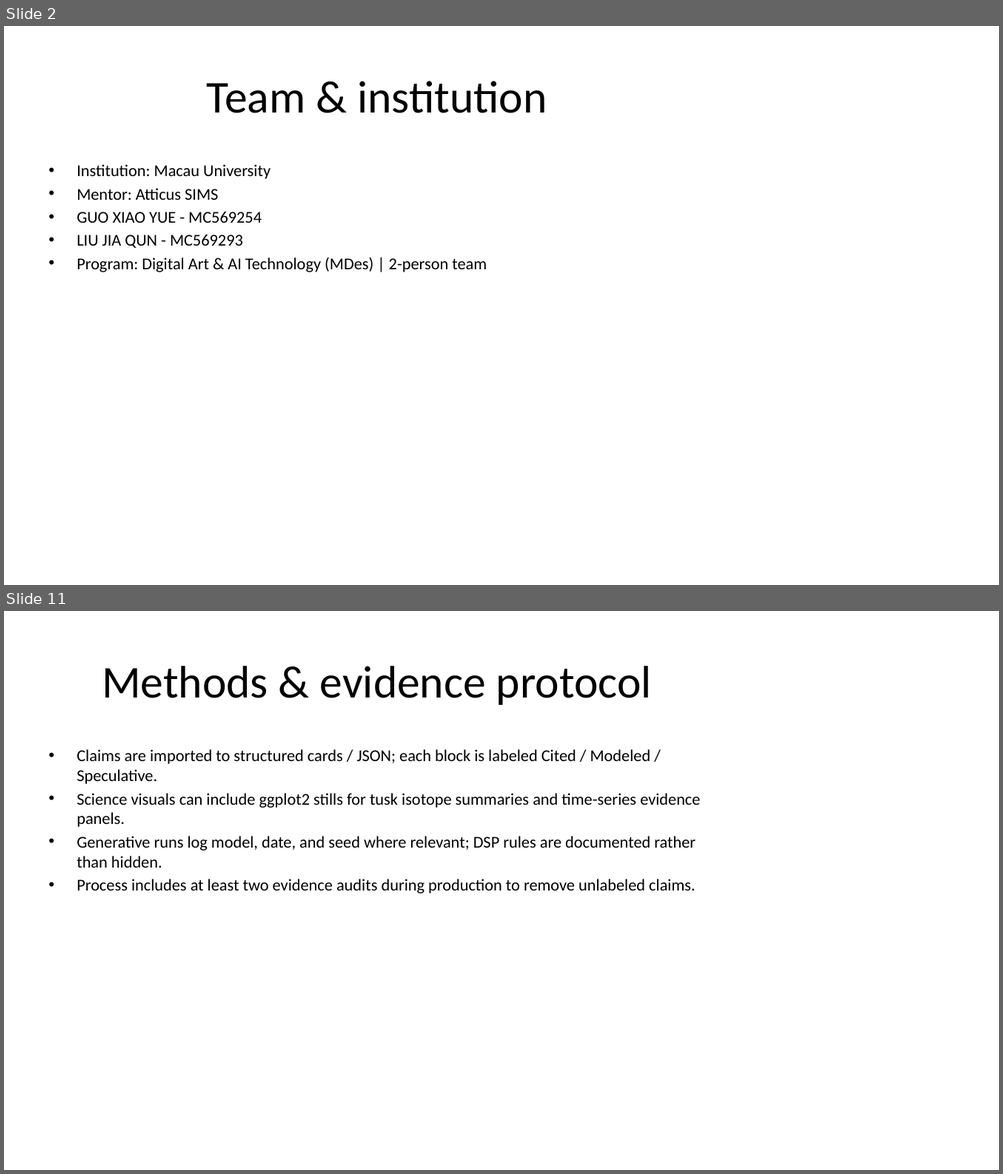
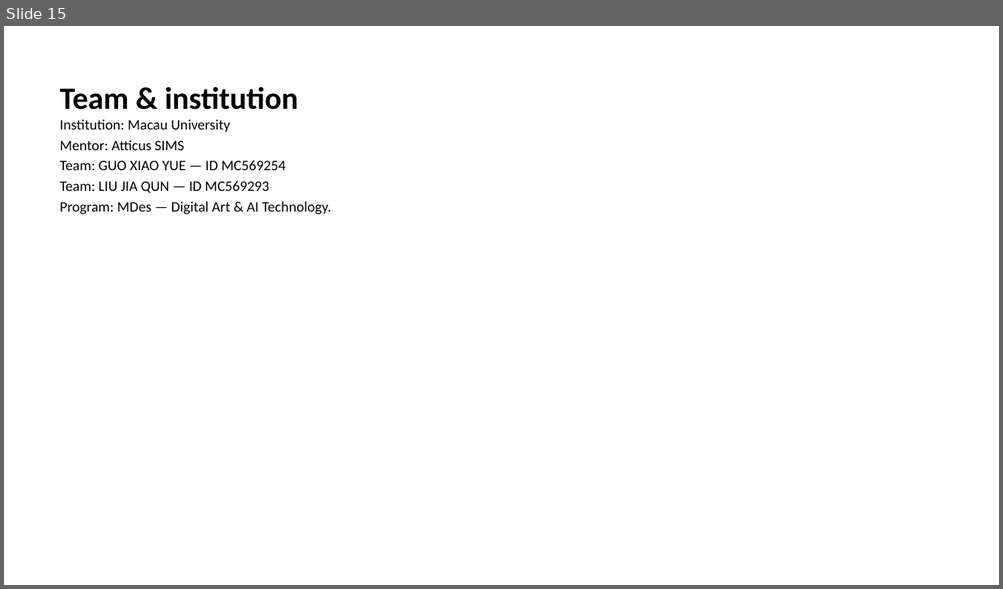
Before and after one commit to macaumonsoon/Biodesign-Project, a slide deck: slides/export/Archive_of_Extinction_Final_BDC2026.pptx. Shown one above the other, each under a label of ours: slides 2 and 11 before the commit, slide 15 after it; the slides between them are not shown. The pictures are 1003x1174 and 1003x589 pixels, drawn with LibreOffice and Linux fonts; fonts in the diff are those of the drawing. Boxes give left, top, right and bottom in pixels: in the first picture for what was removed or moved away, otherwise in the second. Text is boxed around its words. In the diff, an @@ line names an element or a change of style, - is before the commit and + after.

```diff
--- a/slides/export/Archive_of_Extinction_Final_BDC2026.pptx
+++ b/slides/export/Archive_of_Extinction_Final_BDC2026.pptx
@@ slide 11 removed at (4,611,999,1170), background #FFFFFF @@
@@ title removed at (102,666,652,705) @@
-Methods & evidence protocol
@@ text removed at (77,749,700,894) @@
-• Claims are imported to structured cards / JSON; each block is labeled Cited / Modeled / Speculative.
-• Science visuals can include ggplot2 stills for tusk isotope summaries and time-series evidence panels.
-• Generative runs log model, date, and seed where relevant; DSP rules are documented rather than hidden.
-• Process includes at least two evidence audits during production to remove unlabeled claims.
@@ what was slide 2 is now slide 15 @@
@@ slide 15 changed as well @@
@@ text "Team & institution": place and size @@
-text "Team & institution" at (77,164,486,272)
+text "Team & institution" at (60,87,331,215)
@@ text at (60,87,298,110): paragraph added @@
+Team & institution
@@ title removed at (207,81,546,113) @@
-Team & institution
@@ text at (60,119,230,150): size 16 to 14 pt in "Institution: Macau University", "Mentor: Atticus SIMS"; bullet • to none @@
@@ text at (60,160,331,215): text changed; size 16 to 14 pt @@
-• GUO XIAO YUE - MC569254
-• LIU JIA QUN - MC569293
-• Program: Digital Art & AI Technology (MDes) | 2-person team
+Team: GUO XIAO YUE — ID MC569254
+Team: LIU JIA QUN — ID MC569293
+Program: MDes — Digital Art & AI Technology.
```
Also in this commit, not shown: 2 other slides changed, 49 slides added, 17 other slides removed, 1 other file.
